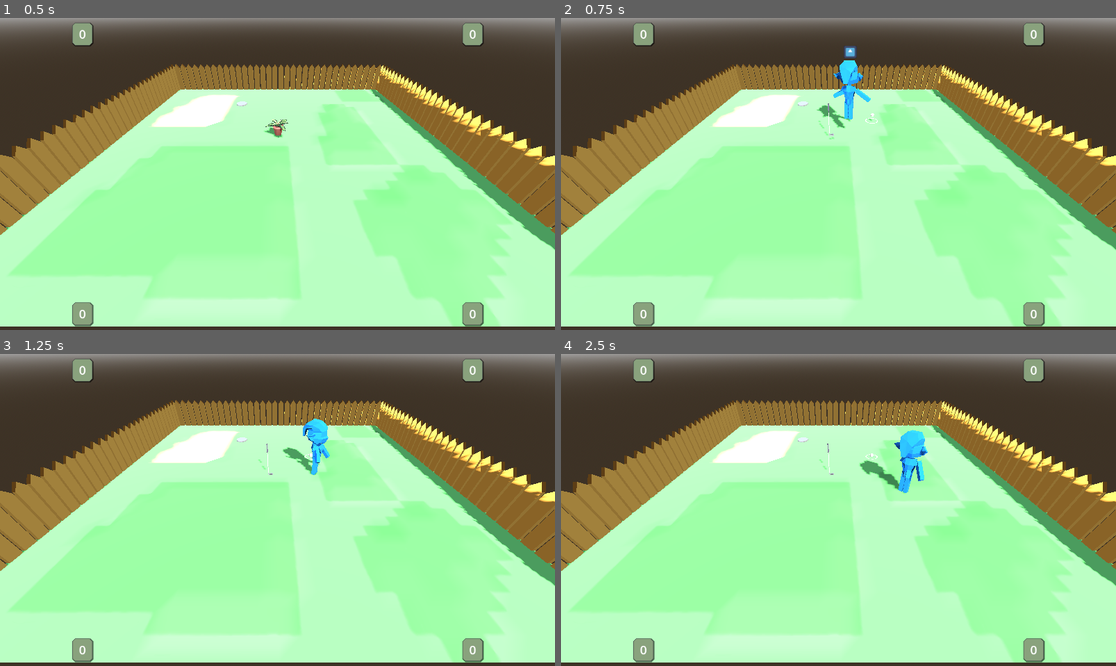
Above: before the commit, frames 1-4 (two rows, left to right).
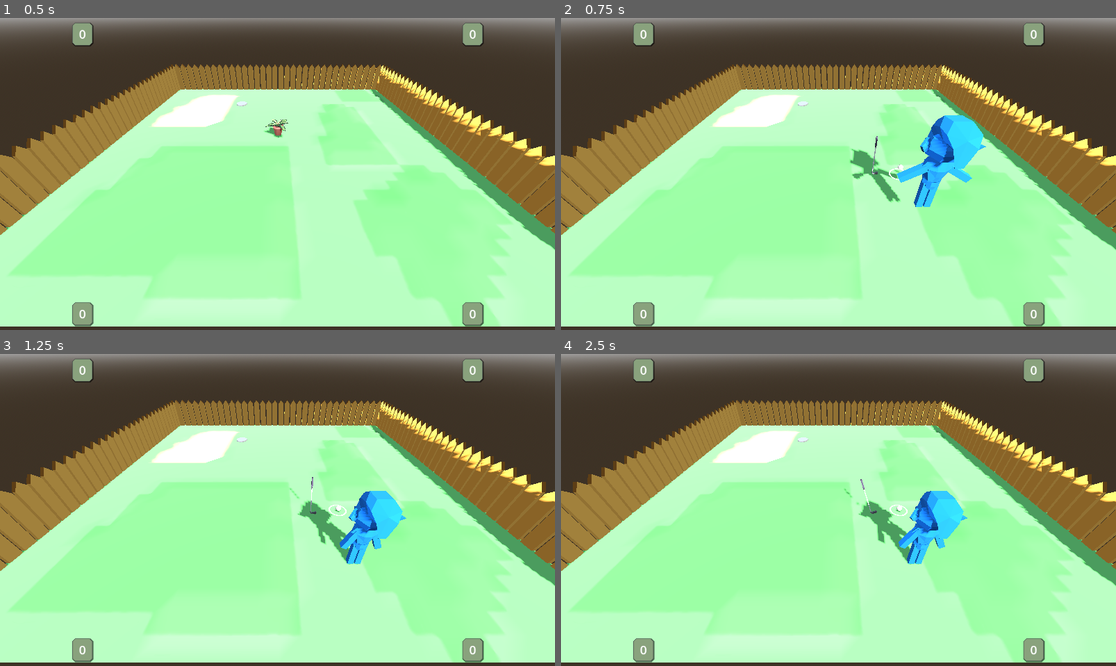
Above: after the commit, the same moments.

Repository: ronincampbell/GDS2Project
Game: Godot game, scene res://maps/test_map.tscn
Same seed, same stepped clock (60 frames per second), same inputs: the game is played once before the commit and once after it. This scene is started directly instead of the project's main scene. The engine's default icon, where the game draws it, is replaced by a stand-in: a white triangle on a blue panel in a dark square.
Inputs:
- Up to frame 1 (0.5 s): no input
- Up to frame 2 (0.75 s): tap Enter (KeyboardJoin) at 0.5 s; hold D (PlayerRight) from 0.53 s (still down); hold Enter (KeyboardJoin) from 0.53 s (still down)
- Up to frame 3 (1.25 s): keep holding D (PlayerRight); keep holding Enter (KeyboardJoin); tap Space at 0.77 s
- Up to frame 4 (2.5 s): release D (PlayerRight) at 1.28 s; release Enter (KeyboardJoin) at 1.28 s; hold S (PlayerDown) 1.28-2.03 s; tap E (PlayerInteract) at 1.35 s; tap Space at 1.52 s; hold D (PlayerRight) from 2.03 s (still down); hold R from 2.03 s (still down)

Frame 1 is identical in both runs. In frame 2, 3.6% of the frame differs, in the area x 46-77%, y 8-61%; in frame 3, 2.8%; in frame 4, 3.2%.

Commit message:
Spawn markers, prop denial

Diff:
--- /dev/null
+++ b/CoreObjects/ball_spawn_marker.tscn
@@ -0,0 +1,14 @@
+[gd_scene load_steps=2 format=3 uid="uid://cfr5kki42eooe"]
+
+[sub_resource type="BoxShape3D" id="BoxShape3D_flt8v"]
+size = Vector3(2, 3.17885, 2)
+
+[node name="BallSpawnMarker" type="Marker3D" groups=["BallSpawnMarkers"]]
+
+[node name="PropDenialArea" type="Area3D" parent="."]
+collision_layer = 16
+collision_mask = 0
+
+[node name="CollisionShape3D" type="CollisionShape3D" parent="PropDenialArea"]
+transform = Transform3D(1, 0, 0, 0, 1, 0, 0, 0, 1, 0, 1.5939, 0)
+shape = SubResource("BoxShape3D_flt8v")
--- /dev/null
+++ b/CoreObjects/club_spawn_marker.tscn
@@ -0,0 +1,14 @@
+[gd_scene load_steps=2 format=3 uid="uid://dyoyq245t0u2w"]
+
+[sub_resource type="BoxShape3D" id="BoxShape3D_m1c6m"]
+size = Vector3(2, 3.17885, 2)
+
+[node name="ClubSpawnMarker" type="Marker3D" groups=["ClubSpawnMarkers"]]
+
+[node name="PropDenialArea" type="Area3D" parent="."]
+collision_layer = 16
+collision_mask = 0
+
+[node name="CollisionShape3D" type="CollisionShape3D" parent="PropDenialArea"]
+transform = Transform3D(1, 0, 0, 0, 1, 0, 0, 0, 1, 0, 1.5939, 0)
+shape = SubResource("BoxShape3D_m1c6m")
--- /dev/null
+++ b/CoreObjects/player_spawn_marker.tscn
@@ -0,0 +1,14 @@
+[gd_scene load_steps=2 format=3 uid="uid://dgixuogvq3cyc"]
+
+[sub_resource type="BoxShape3D" id="BoxShape3D_y5mjw"]
+size = Vector3(1, 3.17885, 1)
+
+[node name="PlayerSpawnMarker" type="Marker3D" groups=["PlayerSpawnMarkers"]]
+
+[node name="PropDenialArea" type="Area3D" parent="."]
+collision_layer = 16
+collision_mask = 0
+
+[node name="CollisionShape3D" type="CollisionShape3D" parent="PropDenialArea"]
+transform = Transform3D(1, 0, 0, 0, 1, 0, 0, 0, 1, 0, 1.5939, 0)
+shape = SubResource("BoxShape3D_y5mjw")
--- a/Props/Previews/prop_fertiliser_preview.tscn
+++ b/Props/Previews/prop_fertiliser_preview.tscn
@@ -15,6 +15,7 @@
 prop = ExtResource("2_ej1kb")
 
 [node name="Area3D" type="Area3D" parent="."]
+collision_mask = 17
 
 [node name="CollisionShape3D" type="CollisionShape3D" parent="Area3D"]
 transform = Transform3D(1, 0, 0, 0, 1, 0, 0, 0, 1, -0.0237427, 0.210049, 0)
@@ -53,5 +54,7 @@
 [node name="blockbench_export2" parent="." instance=ExtResource("2_ogly4")]
 visible = false
 
+[connection signal="area_entered" from="Area3D" to="." method="_on_area_entered"]
+[connection signal="area_exited" from="Area3D" to="." method="_on_area_exited"]
 [connection signal="body_entered" from="Area3D" to="." method="_on_body_entered"]
 [connection signal="body_exited" from="Area3D" to="." method="_on_body_exited"]
--- a/Props/Previews/prop_plant_preview.tscn
+++ b/Props/Previews/prop_plant_preview.tscn
@@ -19,6 +19,7 @@
 [node name="blockbench_export" parent="." instance=ExtResource("2_f5svn")]
 
 [node name="Area3D" type="Area3D" parent="."]
+collision_mask = 17
 
 [node name="CollisionShape3D" type="CollisionShape3D" parent="Area3D"]
 transform = Transform3D(1, 0, 0, 0, 1, 0, 0, 0, 1, 0, 0.527432, 0)
@@ -45,5 +46,7 @@
 [node name="blockbench_export2" parent="." instance=ExtResource("3_f5svn")]
 visible = false
 
+[connection signal="area_entered" from="Area3D" to="." method="_on_area_entered"]
+[connection signal="area_exited" from="Area3D" to="." method="_on_area_exited"]
 [connection signal="body_entered" from="Area3D" to="." method="_on_body_entered"]
 [connection signal="body_exited" from="Area3D" to="." method="_on_body_exited"]
--- a/Props/Previews/prop_watering_can_preview.tscn
+++ b/Props/Previews/prop_watering_can_preview.tscn
@@ -19,6 +19,7 @@
 target_position = Vector3(0, -0.2, 0)
 
 [node name="Area3D" type="Area3D" parent="."]
+collision_mask = 17
 
 [node name="CollisionShape3D" type="CollisionShape3D" parent="Area3D"]
 transform = Transform3D(1, 0, 0, 0, 1, 0, 0, 0, 1, 0.0471191, 0.258934, -0.0994866)
@@ -47,5 +48,7 @@
 [node name="blockbench_export2" parent="." instance=ExtResource("3_1u0ld")]
 visible = false
 
+[connection signal="area_entered" from="Area3D" to="." method="_on_area_entered"]
+[connection signal="area_exited" from="Area3D" to="." method="_on_area_exited"]
 [connection signal="body_entered" from="Area3D" to="." method="_on_body_entered"]
 [connection signal="body_exited" from="Area3D" to="." method="_on_body_exited"]
--- a/maps/test_map.tscn
+++ b/maps/test_map.tscn
@@ -1,9 +1,12 @@
-[gd_scene load_steps=12 format=3 uid="uid://kf5auj8ixedm"]
+[gd_scene load_steps=15 format=3 uid="uid://kf5auj8ixedm"]
 
 [ext_resource type="Script" uid="uid://ctif1aiftooxf" path="res://scripts/game_manager.gd" id="1_cabd0"]
 [ext_resource type="PackedScene" uid="uid://ch6w1xgoxkaho" path="res://CoreObjects/barrier.tscn" id="2_svl6s"]
 [ext_resource type="Texture2D" uid="uid://dm80g02b4g7ln" path="res://models/Maps/Ground_Grass Base Color.png" id="3_k1jtb"]
 [ext_resource type="ArrayMesh" uid="uid://1y361rlbimr" path="res://models/Maps/Map1.obj" id="5_k1jtb"]
+[ext_resource type="PackedScene" uid="uid://dgixuogvq3cyc" path="res://CoreObjects/player_spawn_marker.tscn" id="5_pbr4s"]
+[ext_resource type="PackedScene" uid="uid://dyoyq245t0u2w" path="res://CoreObjects/club_spawn_marker.tscn" id="6_6b7mj"]
+[ext_resource type="PackedScene" uid="uid://cfr5kki42eooe" path="res://CoreObjects/ball_spawn_marker.tscn" id="7_svl6s"]
 
 [sub_resource type="ProceduralSkyMaterial" id="ProceduralSkyMaterial_pwco0"]
 sky_horizon_color = Color(0.662243, 0.671743, 0.686743, 1)
@@ -76,4 +79,22 @@
 [node name="CollisionShape3D" type="CollisionShape3D" parent="GolfHole/Area3D"]
 shape = SubResource("CylinderShape3D_b71ab")
 
+[node name="PlayerSpawnMarker" parent="." instance=ExtResource("5_pbr4s")]
+transform = Transform3D(1, 0, 0, 0, 1, 0, 0, 0, 1, 1.29332, 0, 6.66432)
+
+[node name="PlayerSpawnMarker2" parent="." instance=ExtResource("5_pbr4s")]
+transform = Transform3D(1, 0, 0, 0, 1, 0, 0, 0, 1, 2.78595, 0, 7.10879)
+
+[node name="PlayerSpawnMarker3" parent="." instance=ExtResource("5_pbr4s")]
+transform = Transform3D(1, 0, 0, 0, 1, 0, 0, 0, 1, -0.307585, 0.33587, 6.41291)
+
+[node name="PlayerSpawnMarker4" parent="." instance=ExtResource("5_pbr4s")]
+transform = Transform3D(1, 0, 0, 0, 1, 0, 0, 0, 1, -1.46136, 0.336425, 5.06385)
+
+[node name="ClubSpawnMarker" parent="." instance=ExtResource("6_6b7mj")]
+transform = Transform3D(1, 0, 0, 0, 1, 0, 0, 0, 1, 1.55913, 0, 4.21974)
+
+[node name="BallSpawnMarker" parent="." instance=ExtResource("7_svl6s")]
+transform = Transform3D(1, 0, 0, 0, 1, 0, 0, 0, 1, 2.9378, 4.76837e-07, 3.95363)
+
 [connection signal="body_entered" from="GolfHole/Area3D" to="." method="_on_golf_hole_entered"]
--- a/project.godot
+++ b/project.godot
@@ -20,6 +20,12 @@
 
 Hud="*res://UI/HUD/HUD.tscn"
 ControllerManager="*res://controller_manager.gd"
+
+[global_group]
+
+PlayerSpawnMarkers=""
+BallSpawnMarkers=""
+ClubSpawnMarkers=""
 
 [input]
 
@@ -82,6 +88,7 @@
 3d_physics/layer_2="Gnomes"
 3d_physics/layer_3="Props"
 3d_physics/layer_4="GolfObjects"
+3d_physics/layer_5="PropDenial"
 
 [physics]
 
--- a/scripts/Props/prop_preview.gd
+++ b/scripts/Props/prop_preview.gd
@@ -96,3 +96,16 @@
 		can_place = true
 		model.show()
 		model_cannot_place.hide()
+
+func _on_area_entered(area: Area3D) -> void:
+	in_area += 1
+	can_place = false
+	model.hide()
+	model_cannot_place.show()
+
+func _on_area_exited(area: Area3D) -> void:
+	in_area -= 1
+	if in_area < 1:
+		can_place = true
+		model.show()
+		model_cannot_place.hide()
--- a/scripts/game_manager.gd
+++ b/scripts/game_manager.gd
@@ -15,6 +15,10 @@
 const golf_club: PackedScene = preload("res://CoreObjects/golf_club.tscn")
 const gnome: PackedScene = preload("res://CoreObjects/gnome.tscn")
 
+const ball_spawn_offset: Vector3 = Vector3(0,0.7,0)
+const club_spawn_offset: Vector3 = Vector3(0,1.6,0)
+const gnome_spawn_offset: Vector3 = Vector3(0,1.4,0)
+
 func _physics_process(delta: float) -> void:
 	if mode == "obstacle placing":
 		obstacle_placing_timer += delta
@@ -24,10 +28,20 @@
 
 		if obstacle_placing_timer > obstacle_placing_time or skip_placing:
 			mode = "playing"
-			_place_object(golf_ball, Vector3(2.4, 0.7, -2.3))
-			_place_object(golf_club, Vector3(-0.6, 1.6, 0.4))
-			var new_gnome = _place_object(gnome, Vector3(0, 1.4, 0))
-			new_gnome.player_num = 1
+			for marker in get_tree().get_nodes_in_group("BallSpawnMarkers"):
+				_place_object(golf_ball, marker.global_position+ball_spawn_offset)
+			for marker in get_tree().get_nodes_in_group("ClubSpawnMarkers"):
+				_place_object(golf_club, marker.global_position+club_spawn_offset)
+			var available_spawns: Array = get_tree().get_nodes_in_group("PlayerSpawnMarkers")
+			for player_num in ControllerManager.device_players.keys():
+				var spawn_index: int = randi_range(0, available_spawns.size()-1)
+				var new_gnome = _place_object(gnome, available_spawns[spawn_index].global_position + gnome_spawn_offset)
+				new_gnome.player_num = player_num
+				available_spawns.remove_at(spawn_index)
+
+			#_place_object(golf_club, Vector3(-0.6, 1.6, 0.4))
+			#var new_gnome = _place_object(gnome, Vector3(0, 1.4, 0))
+			#new_gnome.player_num = 1
 
 		if !player1_obstacle_in_scene:
 			_place_object(pick_random(placeable_props), Vector3(0, 1.6, 0))
